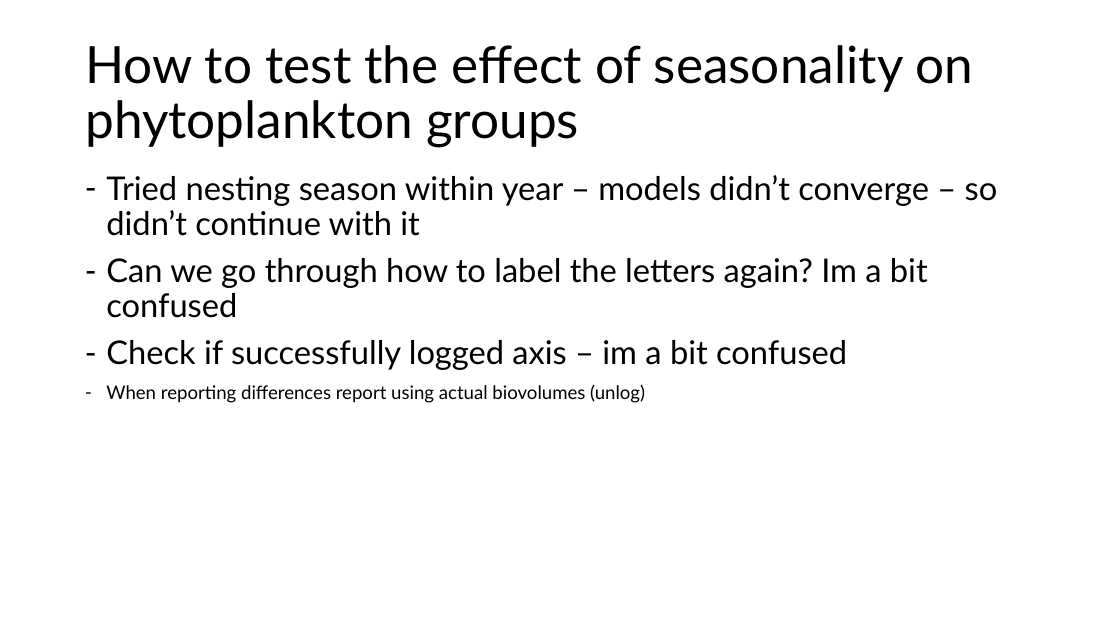
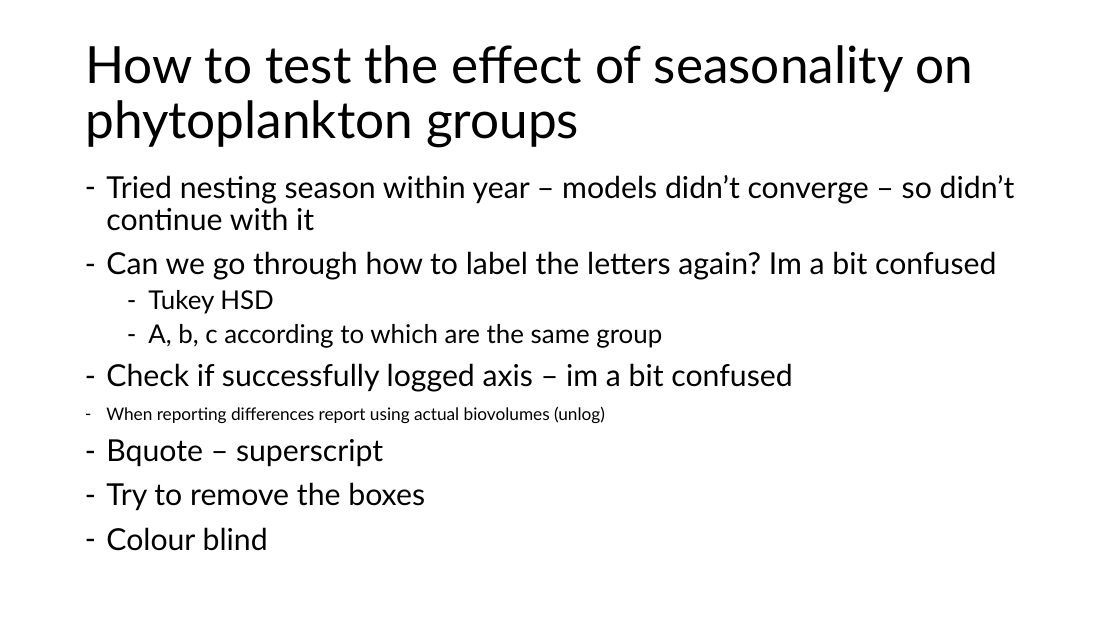
Before and after one commit to arielkoh02/dissertation-loch-leven, a slide deck: slide 24 of output/24.3.pptx (slide 23 before the commit). Drawn at 1120x630 pixels with LibreOffice and Linux fonts; fonts in the diff are those of the drawing. Boxes give left, top, right and bottom in pixels: in the first picture for what was removed or moved away, otherwise in the second. Text is boxed around its words. In the diff, an @@ line names an element or a change of style, - is before the commit and + after.

```diff
--- a/output/24.3.pptx
+++ b/output/24.3.pptx
@@ text at [106, 175, 1015, 423]: size 28 to 25.9 pt in "Tried nesting season within year – models ...", "Can we go through how to label ...", "Check if successfully logged axis – im ..."; size 16 to 14.8 pt in "When reporting differences report using actual biovolumes ..." @@
@@ text at [148, 290, 662, 348]: paragraphs added @@
+  – Tukey HSD
+  – A, b, c according to which are the same group
@@ text at [106, 439, 425, 551]: paragraphs added @@
+– Bquote – superscript
+– Try to remove the boxes
+– Colour blind
```
Also in this commit, not shown: 3 other slides changed, 1 slide added, 7 other files.
